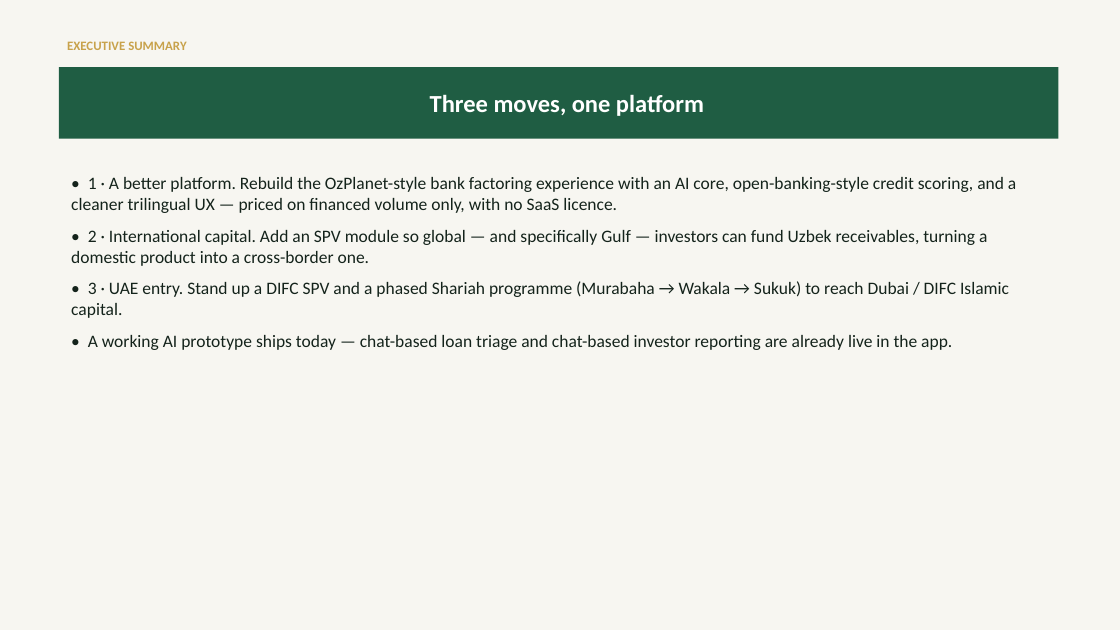
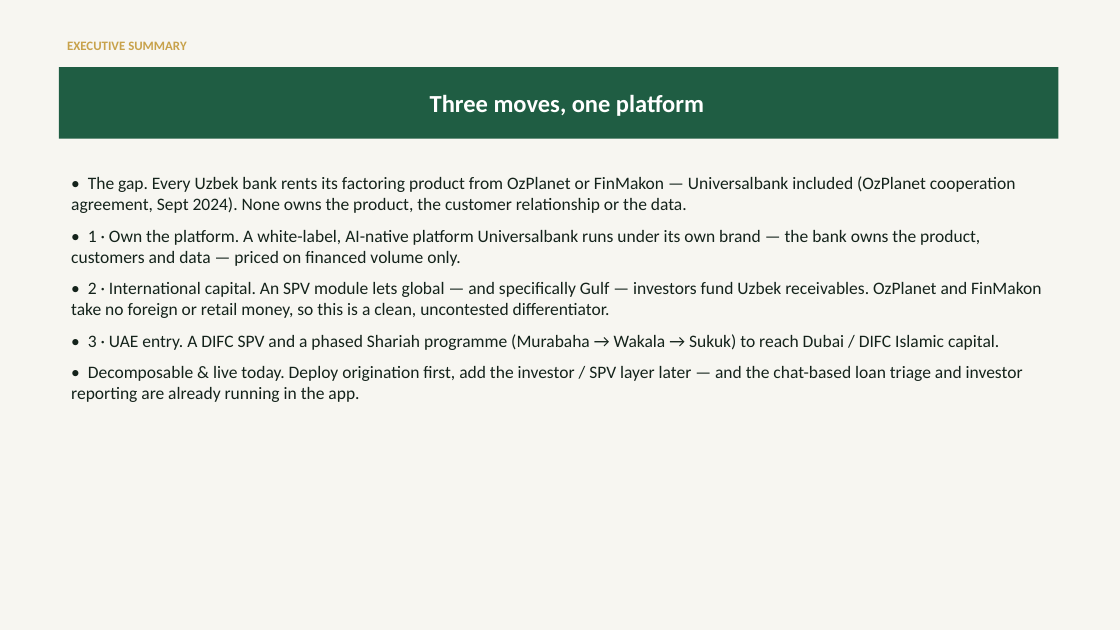
Before and after one commit to predictivelabsai/factorio, a slide deck: slide 2 of docs/universalbank_consistente_proposal_en.pptx. Drawn at 1120x630 pixels with LibreOffice and Linux fonts; fonts in the diff are those of the drawing. Boxes give left, top, right and bottom in pixels: in the first picture for what was removed or moved away, otherwise in the second. Text is boxed around its words. In the diff, an @@ line names an element or a change of style, - is before the commit and + after.

```diff
--- a/docs/universalbank_consistente_proposal_en.pptx
+++ b/docs/universalbank_consistente_proposal_en.pptx
@@ text at [71,176,1041,402]: text changed @@
-• 1 · A better platform. Rebuild the OzPlanet-style bank factoring experience with an AI core, open-banking-style credit scoring, and a cleaner trilingual UX — priced on financed volume only, with no SaaS licence.
-• 2 · International capital. Add an SPV module so global — and specifically Gulf — investors can fund Uzbek receivables, turning a domestic product into a cross-border one.
-• 3 · UAE entry. Stand up a DIFC SPV and a phased Shariah programme (Murabaha → Wakala → Sukuk) to reach Dubai / DIFC Islamic capital.
-• A working AI prototype ships today — chat-based loan triage and chat-based investor reporting are already live in the app.
+• The gap. Every Uzbek bank rents its factoring product from OzPlanet or FinMakon — Universalbank included (OzPlanet cooperation agreement, Sept 2024). None owns the product, the customer relationship or the data.
+• 1 · Own the platform. A white-label, AI-native platform Universalbank runs under its own brand — the bank owns the product, customers and data — priced on financed volume only.
+• 2 · International capital. An SPV module lets global — and specifically Gulf — investors fund Uzbek receivables. OzPlanet and FinMakon take no foreign or retail money, so this is a clean, uncontested differentiator.
+• 3 · UAE entry. A DIFC SPV and a phased Shariah programme (Murabaha → Wakala → Sukuk) to reach Dubai / DIFC Islamic capital.
+• Decomposable & live today. Deploy origination first, add the investor / SPV layer later — and the chat-based loan triage and investor reporting are already running in the app.
```
Also in this commit, not shown: 2 other slides changed, 7 slides added, 1 slide removed, 33 other files.
